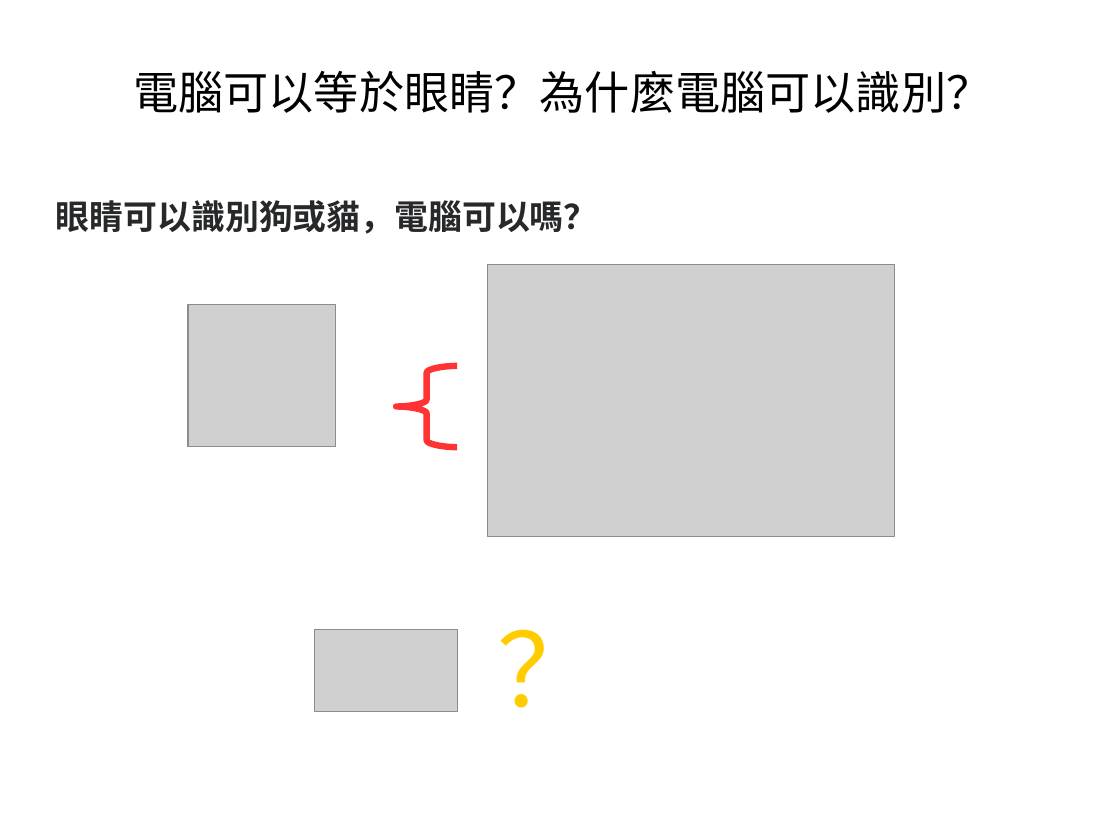
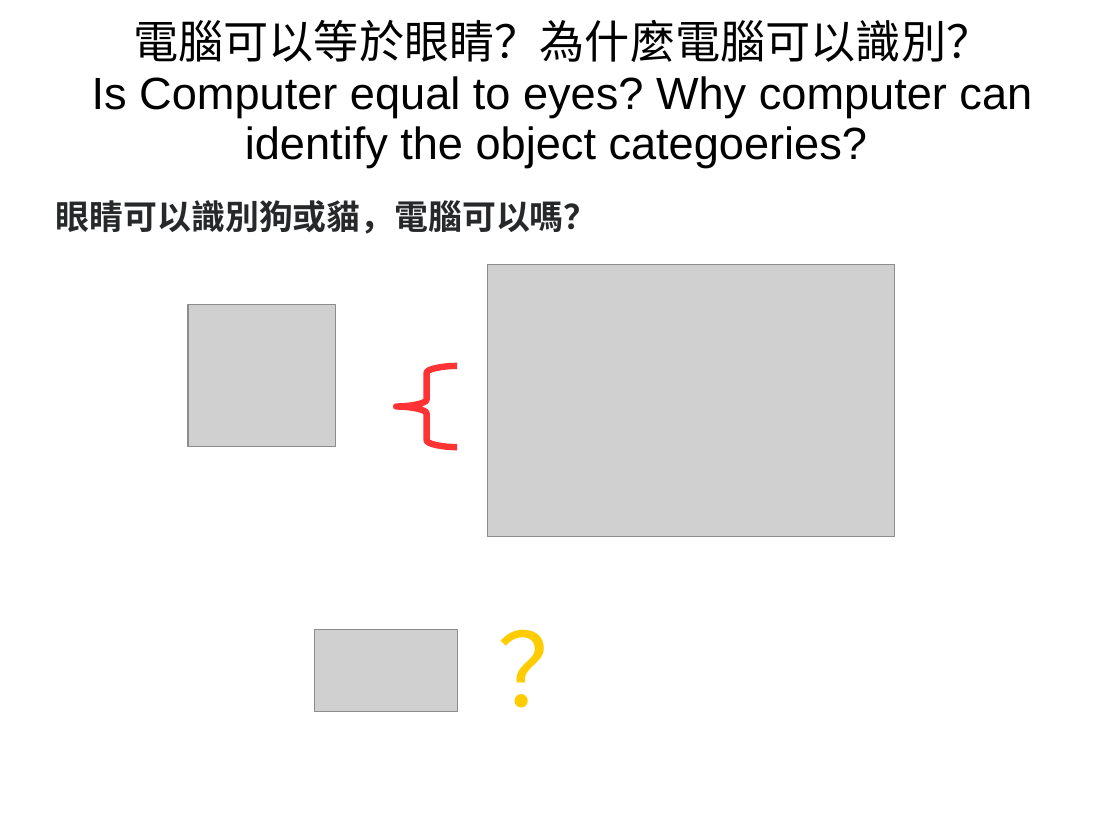
Before and after one commit to kienchen/tungli_ai, a slide deck: slide 3 of AI/視覺識別的解析.ppt. Drawn at 1120x840 pixels with LibreOffice and Linux fonts; fonts in the diff are those of the drawing; grey boxes stand for pictures. Boxes give left, top, right and bottom in pixels: in the first picture for what was removed or moved away, otherwise in the second. Text is boxed around its words. In the diff, an @@ line names an element or a change of style, - is before the commit and + after.

```diff
--- a/AI/視覺識別的解析.ppt
+++ b/AI/視覺識別的解析.ppt
@@ title at bbox=[92, 20, 1032, 168]: text changed @@
-電腦可以等於眼睛？為什麼電腦可以識別？
+電腦可以等於眼睛？為什麼電腦可以識別？
+Is Computer equal to eyes? Why computer can identify the object categoeries?
```
Also in this commit, not shown: 5 other slides changed, 1 other file.
